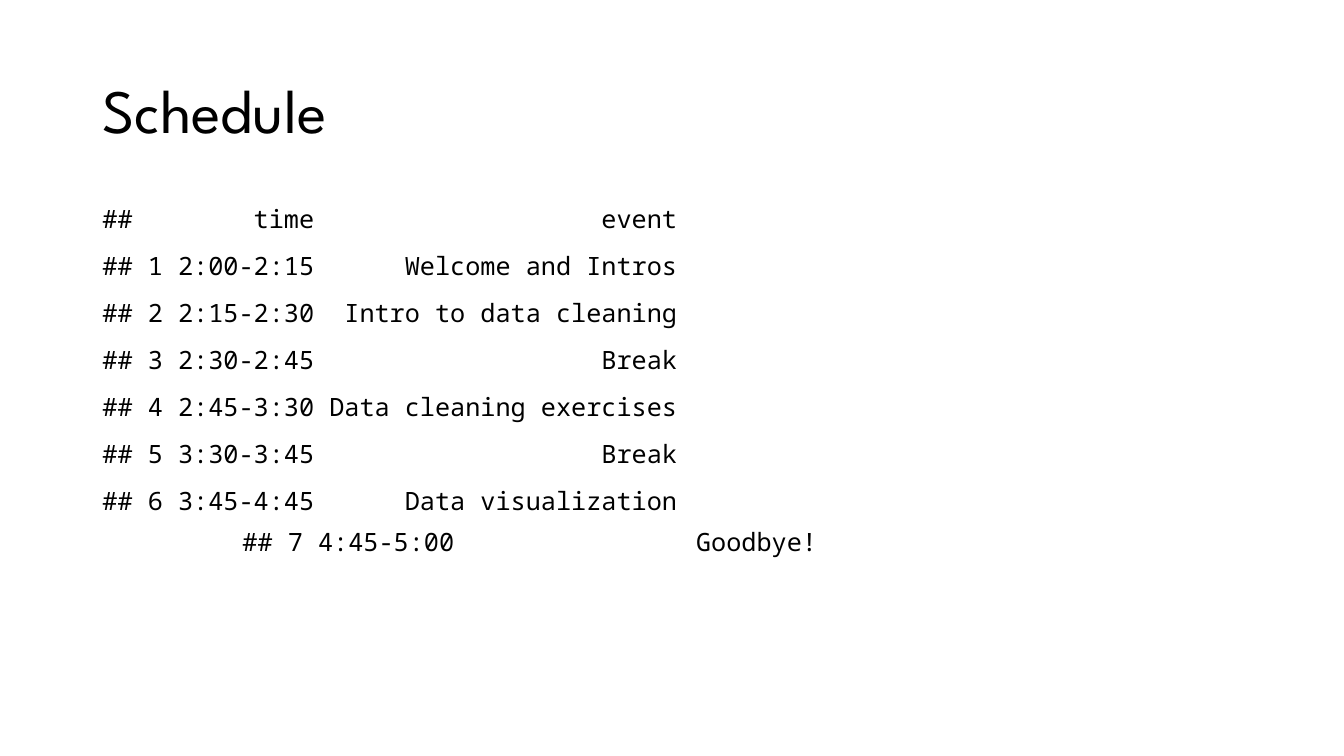
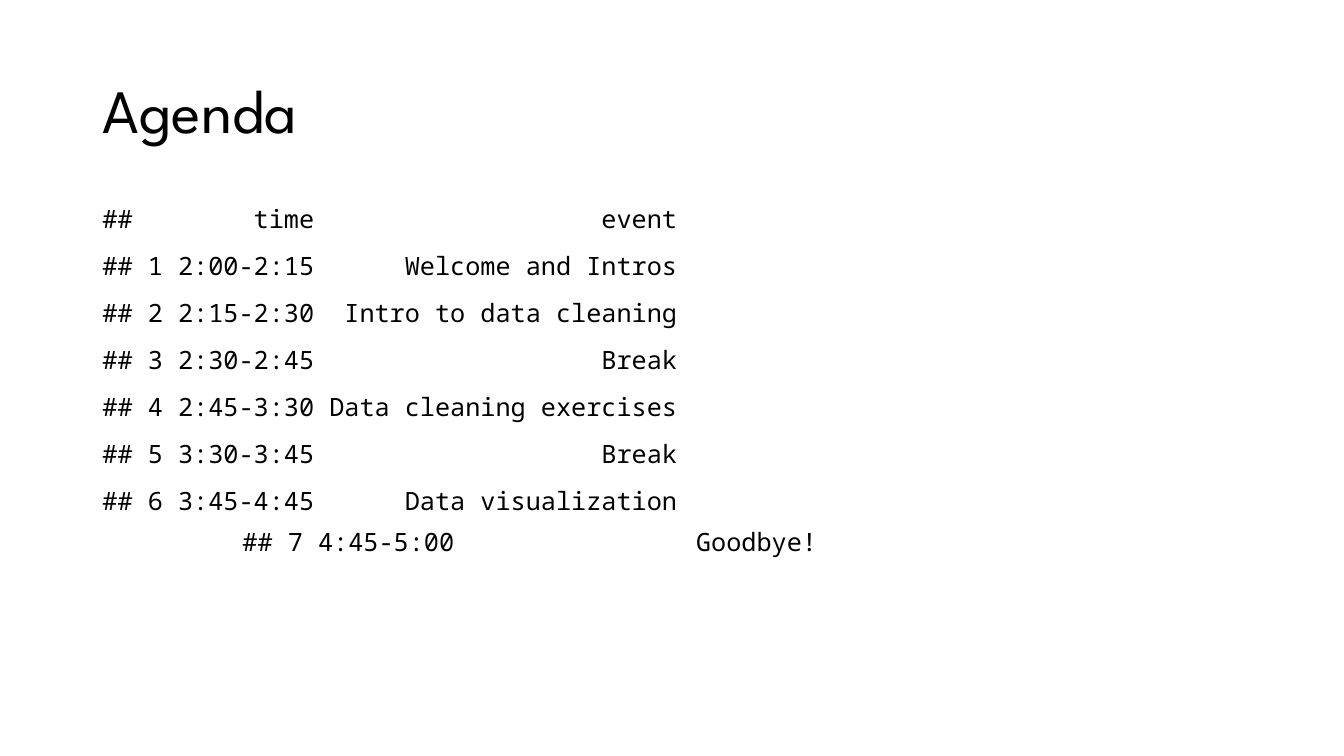
Before and after one commit to awalsh17/datacleaning_workshop, a slide deck: slide 3 of slides/0_workshop_opening.pptx (slide 8 before the commit). Drawn at 1344x756 pixels with LibreOffice and Linux fonts; fonts in the diff are those of the drawing; background and template pictures are left out. Boxes give left, top, right and bottom in pixels: in the first picture for what was removed or moved away, otherwise in the second. Text is boxed around its words. In the diff, an @@ line names an element or a change of style, - is before the commit and + after.

```diff
--- a/slides/0_workshop_opening.pptx
+++ b/slides/0_workshop_opening.pptx
@@ title at [102, 90, 296, 147]: text changed @@
-Schedule
+Agenda
```
Also in this commit, not shown: 4 other slides changed, 2 slides added, 3 slides removed, 9 other files.
